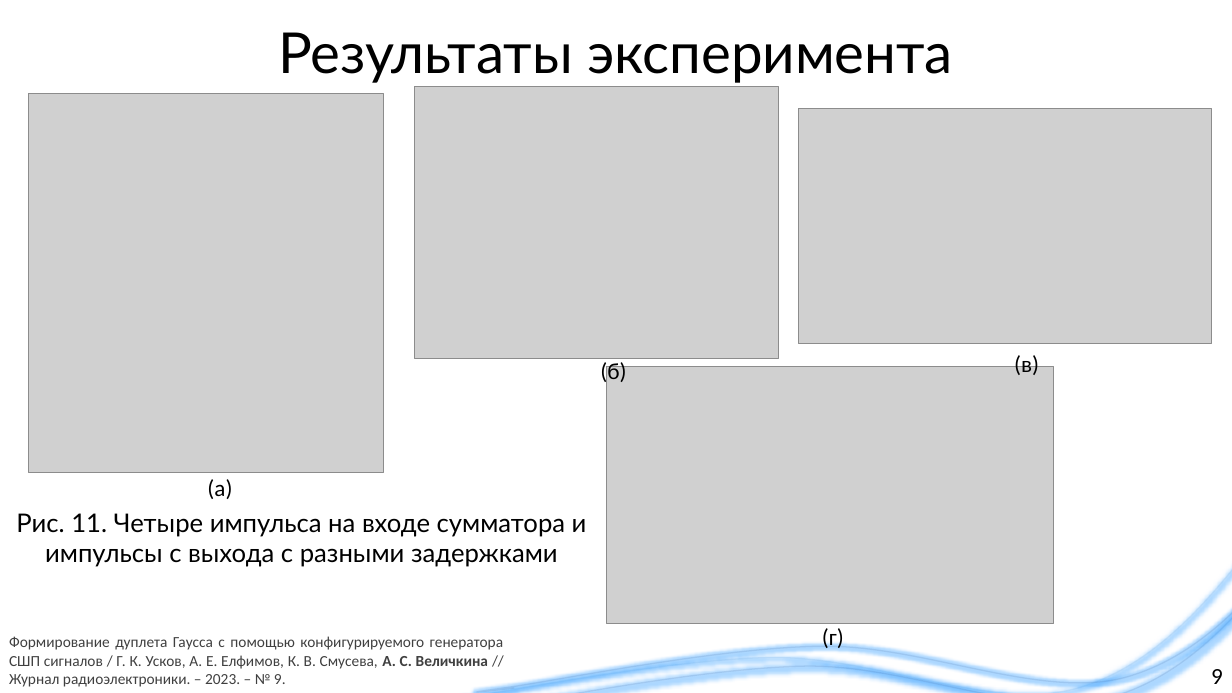
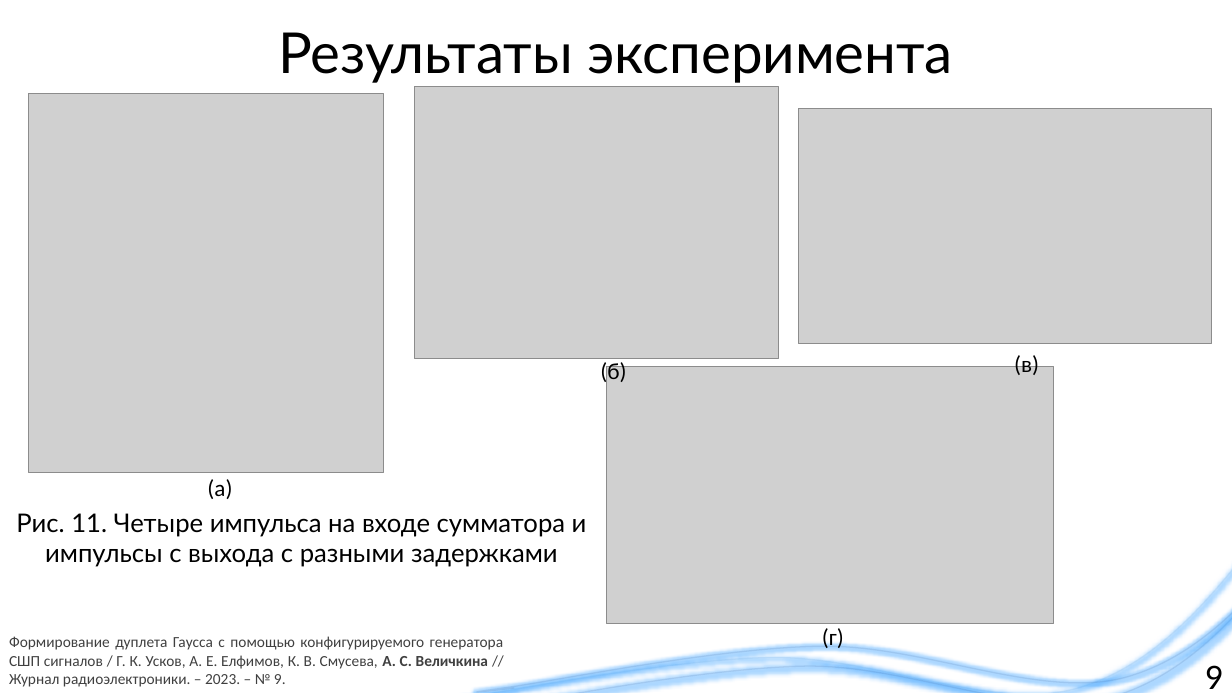
Before and after one commit to liveinscarlet/Study, a slide deck: slide 9 of Диссертация и предзащита/Презентация для предзащиты.pptx. Drawn at 1232x693 pixels with LibreOffice and Linux fonts; fonts in the diff are those of the drawing; grey boxes stand for pictures; background and template pictures are left out. Boxes give left, top, right and bottom in pixels: in the first picture for what was removed or moved away, otherwise in the second. Text is boxed around its words. In the diff, an @@ line names an element or a change of style, - is before the commit and + after.

```diff
--- a/Диссертация и предзащита/Презентация для предзащиты.pptx
+++ b/Диссертация и предзащита/Презентация для предзащиты.pptx
@@ page number at (x1=1205, y1=665, x2=1223, y2=689): size 18 to 28 pt @@
```
Also in this commit, not shown: 5 other slides changed.
